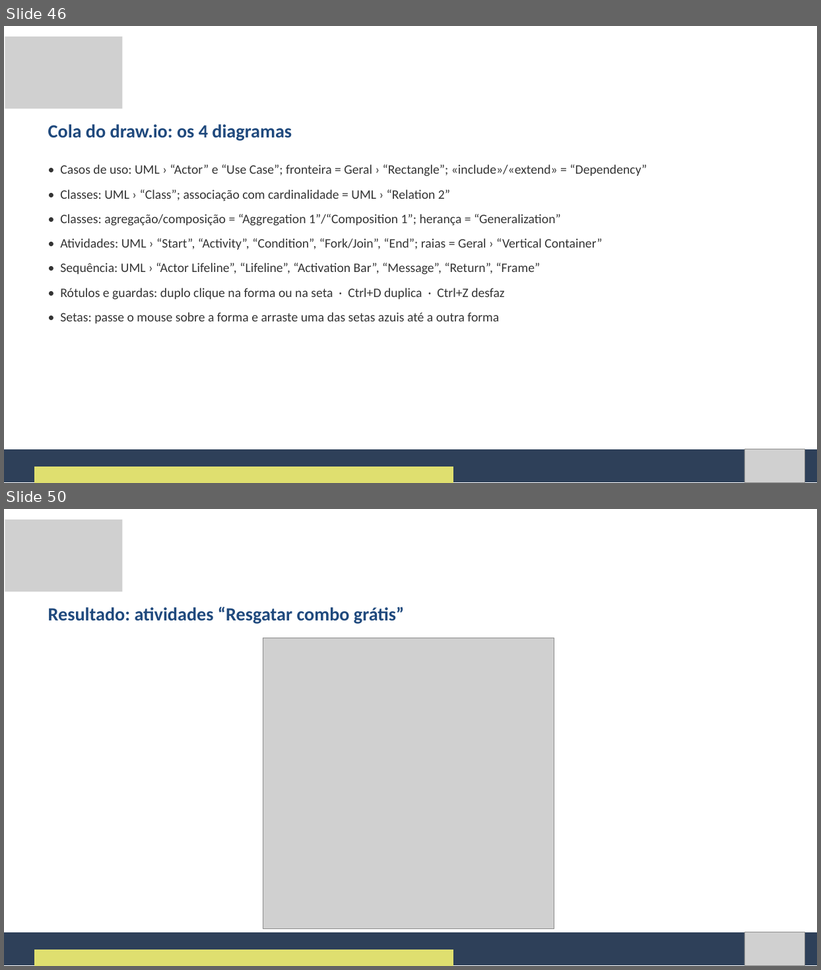
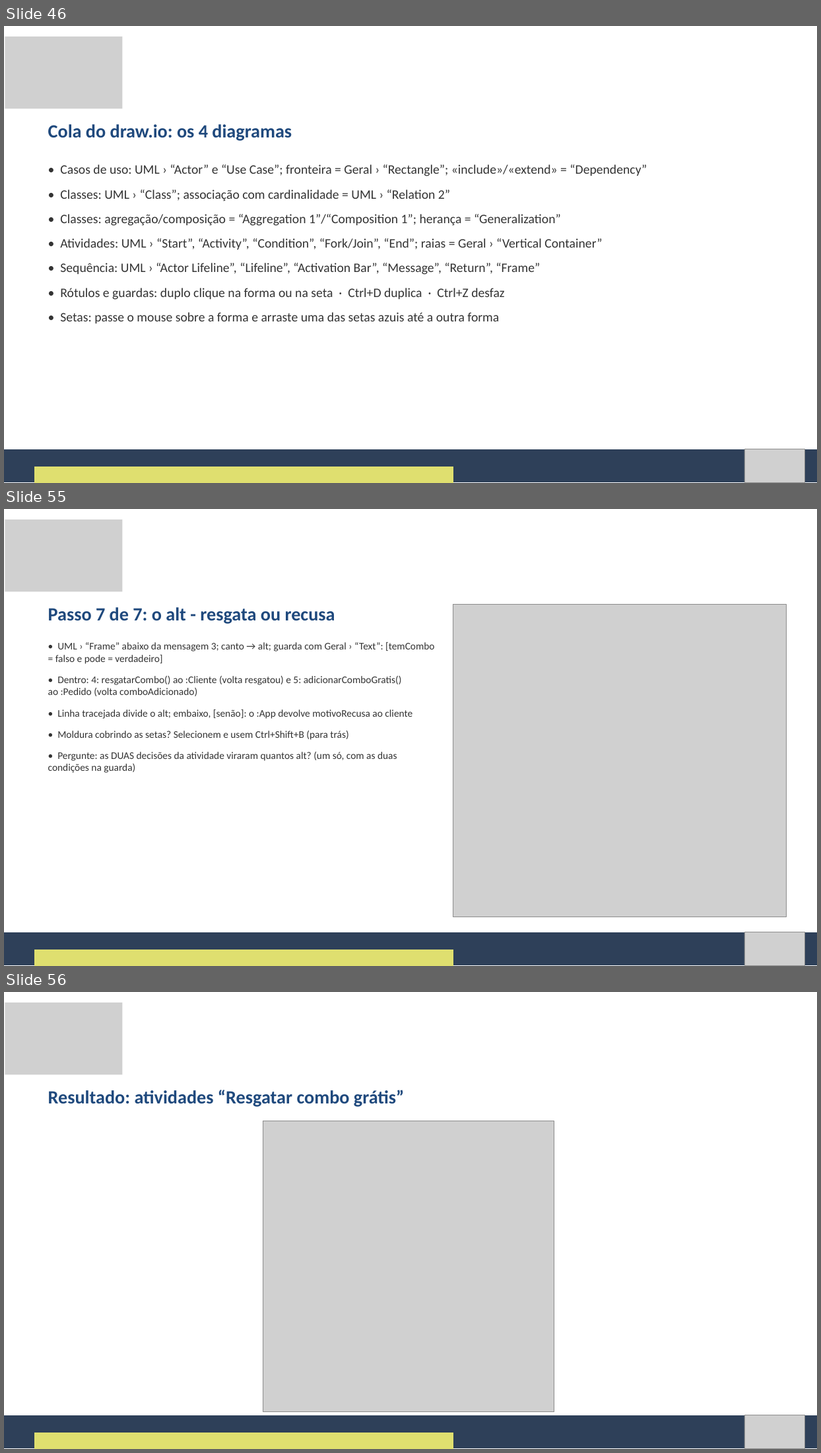
Before and after one commit to Natan20/Curso-Modelagem-De-Sistemas-Material, a slide deck: Aula 09 - 15-10-2026/Aula 9 - Slides.pptx. Shown one above the other, each under a label of ours: slides 46 and 50 before the commit, slides 46, 55 and 56 after it; the slides between them are not shown. The pictures are 821x970 and 821x1453 pixels, drawn with LibreOffice and Linux fonts; fonts in the diff are those of the drawing; grey boxes stand for pictures. Boxes give left, top, right and bottom in pixels: in the first picture for what was removed or moved away, otherwise in the second. Text is boxed around its words. In the diff, an @@ line names an element or a change of style, - is before the commit and + after.

```diff
--- a/Aula 09 - 15-10-2026/Aula 9 - Slides.pptx
+++ b/Aula 09 - 15-10-2026/Aula 9 - Slides.pptx
@@ slide 55 added at [4, 509, 817, 966], background #FFFFFF @@
@@ picture added at [5, 520, 122, 592] @@
@@ text added at [48, 607, 335, 624], 33 pt, text #1F497D, bold @@
+Passo 7 de 7: o alt - resgata ou recusa
@@ picture added at [453, 605, 787, 917] @@
@@ text added at [48, 642, 434, 773], 18 pt, text #333333 @@
+• UML › “Frame” abaixo da mensagem 3; canto → alt; guarda com Geral › “Text”: [temCombo = falso e pode = verdadeiro]
+• Dentro: 4: resgatarCombo() ao :Cliente (volta resgatou) e 5: adicionarComboGratis() ao :Pedido (volta comboAdicionado)
+• Linha tracejada divide o alt; embaixo, [senão]: o :App devolve motivoRecusa ao cliente
+• Moldura cobrindo as setas? Selecionem e usem Ctrl+Shift+B (para trás)
+• Pergunte: as DUAS decisões da atividade viraram quantos alt? (um só, com as duas condições na guarda)
@@ freeform shape added at [4, 933, 817, 966], fill #2E4059 @@
@@ picture added at [745, 932, 805, 966] @@
@@ freeform shape added at [34, 950, 453, 966], fill #DFDF6F @@
@@ what was slide 50 is now slide 56 @@
```
Also in this commit, not shown: 13 slides changed, 12 other slides added, 25 slides removed, 2 other files.
